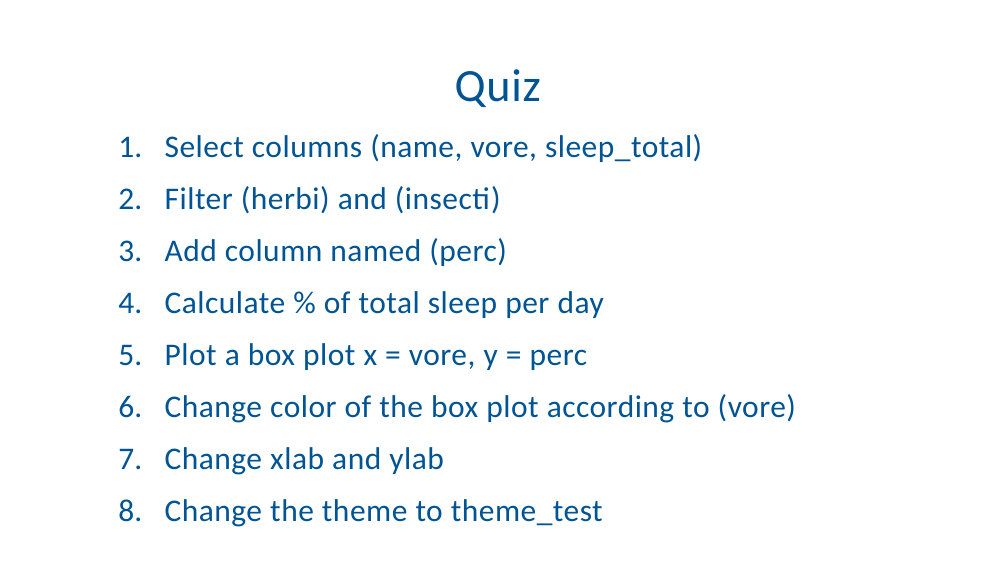
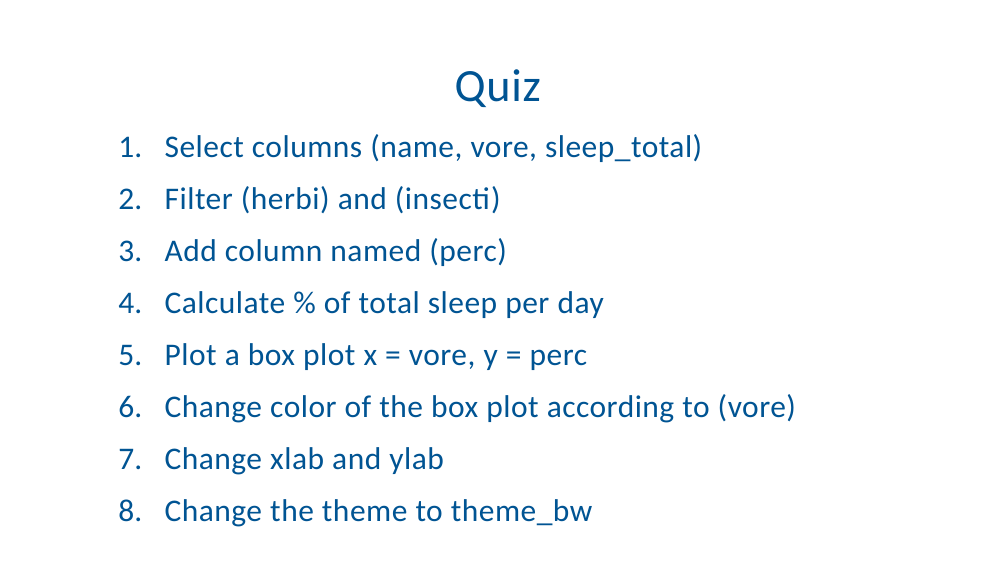
Before and after one commit to Ahmedbargheet/R-for-beginners_UiT, a slide deck: slide 58 of R_workshop_4.ppt (slide 59 before the commit). Drawn at 1008x567 pixels with LibreOffice and Linux fonts; fonts in the diff are those of the drawing; background and template pictures are left out. Boxes give left, top, right and bottom in pixels: in the first picture for what was removed or moved away, otherwise in the second. Text is boxed around its words. In the diff, an @@ line names an element or a change of style, - is before the commit and + after.

```diff
--- a/R_workshop_4.ppt
+++ b/R_workshop_4.ppt
@@ text at (165, 499, 592, 527): text changed @@
-8. Change the theme to theme_test
+8. Change the theme to theme_bw
```
Also in this commit, not shown: 2 other slides changed, 1 slide removed, 2 other files.
